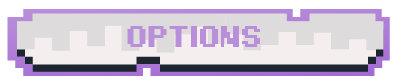
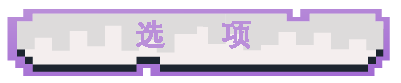
Layered file, before and after one edit (401px x 83px). Changes by layer:
added layer "选 项" above "图层 1 拷贝" over [136, 20, 251, 49]
added layer "图层 1 拷贝" above "图层 1" over [127, 20, 260, 51]
hid "图层 1" over [127, 20, 260, 51]
